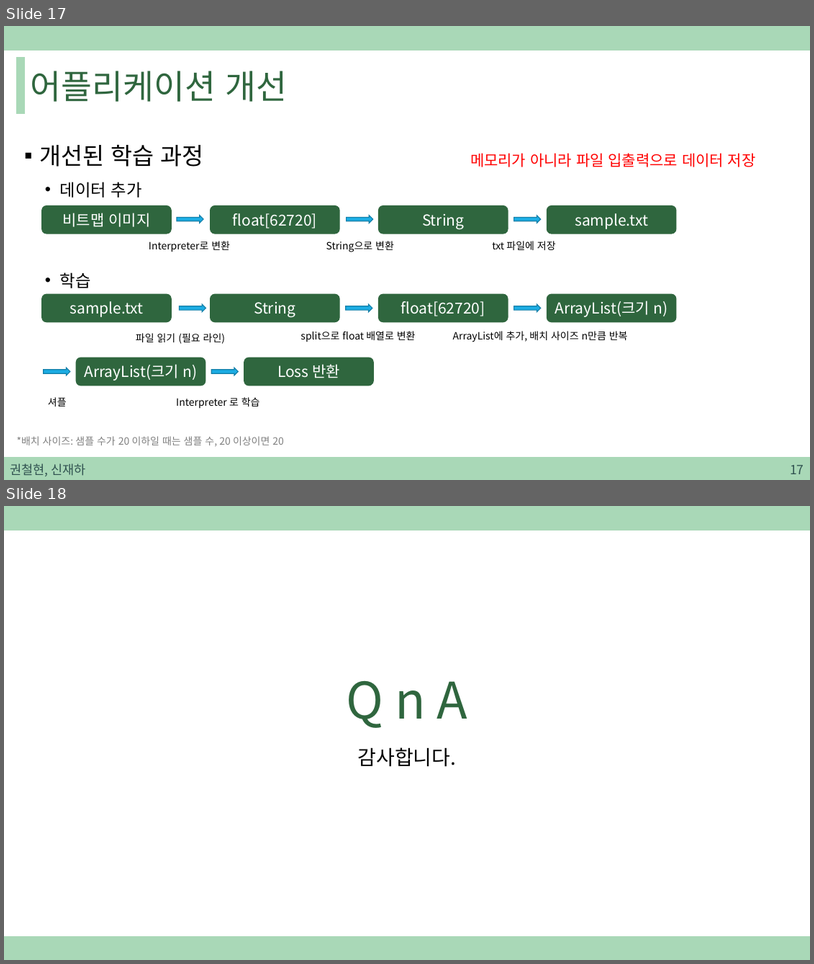
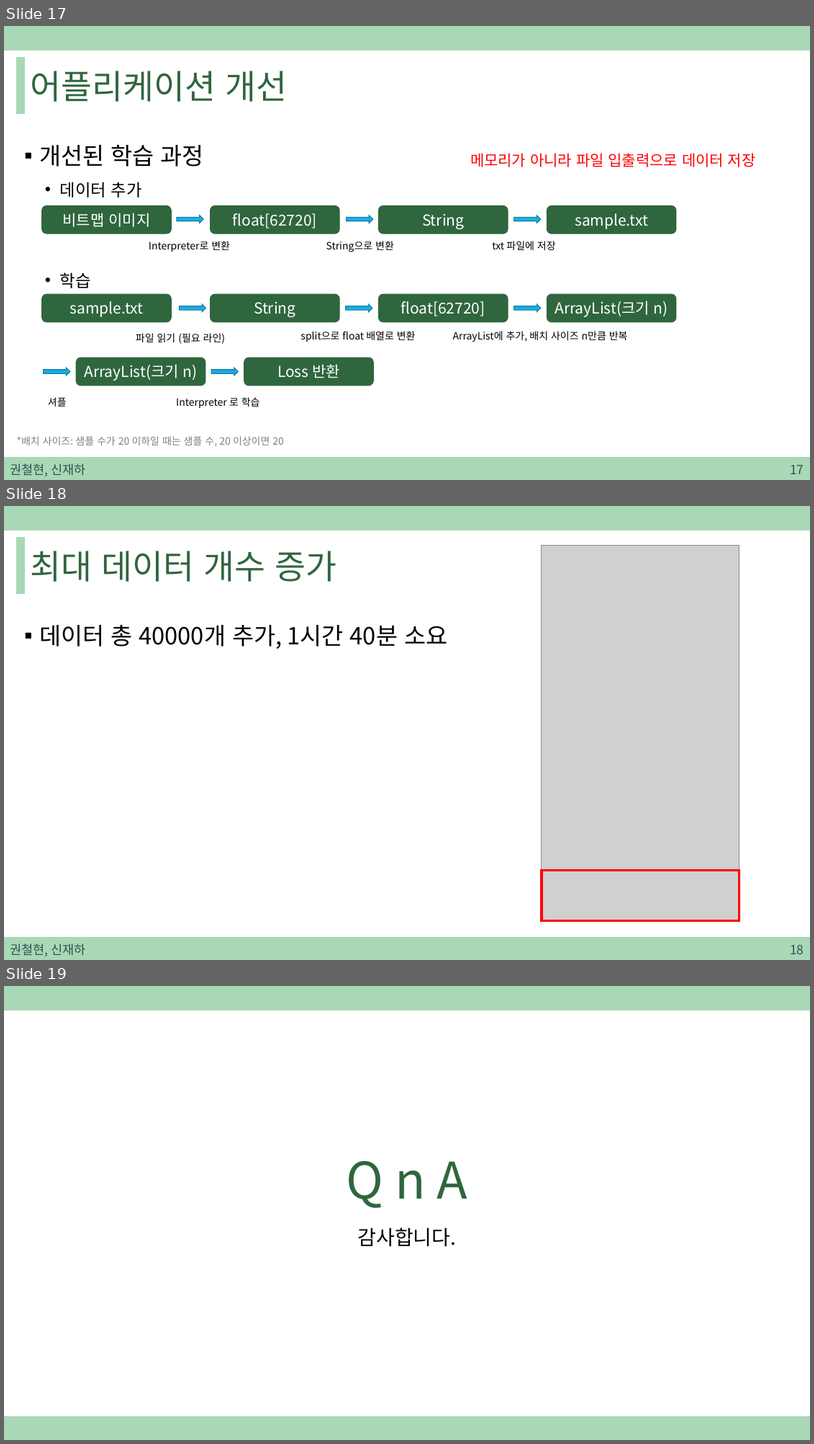
Before and after one commit to sjh4287/capston, a slide deck: 2022.02.11/권철현,신재하.pptx. Shown one above the other, each under a label of ours: slides 17 and 18 before the commit, slides 17, 18 and 19 after it. The pictures are 814x964 and 814x1444 pixels, drawn with LibreOffice and Linux fonts; fonts in the diff are those of the drawing; grey boxes stand for pictures. Boxes give left, top, right and bottom in pixels: in the first picture for what was removed or moved away, otherwise in the second. Text is boxed around its words. In the diff, an @@ line names an element or a change of style, - is before the commit and + after.

Commit message:
PPT 수정

```diff
--- a/2022.02.11/권철현,신재하.pptx
+++ b/2022.02.11/권철현,신재하.pptx
@@ slide 18 added at (x1=4, y1=506, x2=810, y2=960), background #FFFFFF; not listed: 3 template elements that a slide beside it also shows @@
@@ picture added at (x1=542, y1=546, x2=740, y2=921) @@
@@ title added at (x1=31, y1=551, x2=337, y2=582), 40 pt, text #2F663E @@
+최대 데이터 개수 증가
@@ text added at (x1=39, y1=625, x2=448, y2=649), 28 pt, text #000000 @@
+▪ 데이터 총 40000개 추가, 1시간 40분 소요
@@ rectangle added at (x1=542, y1=870, x2=740, y2=921), outline #FF0000 3 pt @@
@@ text added at (x1=10, y1=943, x2=85, y2=956), 15 pt, text #305250 @@
+권철현, 신재하
@@ page number added at (x1=790, y1=944, x2=804, y2=954), 15 pt, text #305250 @@
+18
@@ what was slide 18 is now slide 19 @@
```
